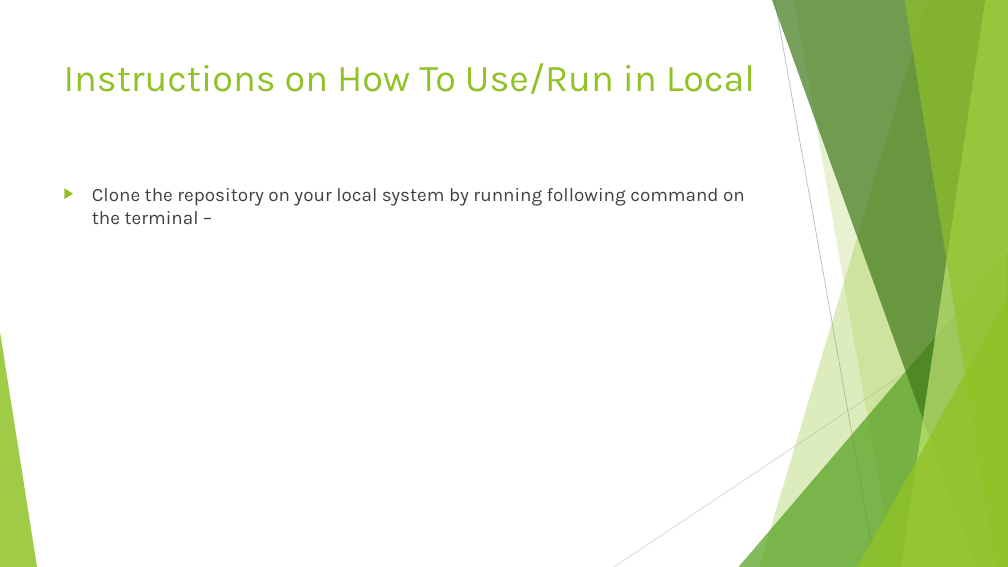
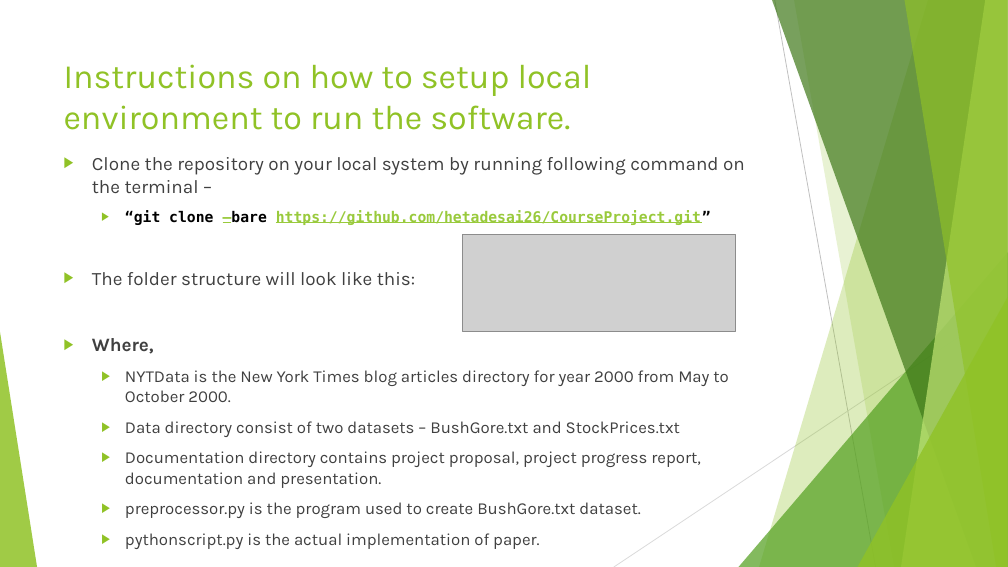
Before and after one commit to hsiddhu2/CourseProject, a slide deck: slide 14 of documentation/Project Presentation.pptx (slide 12 before the commit). Drawn at 1008x567 pixels with LibreOffice and Linux fonts; fonts in the diff are those of the drawing; grey boxes stand for pictures. Boxes give left, top, right and bottom in pixels: in the first picture for what was removed or moved away, otherwise in the second. Text is boxed around its words. In the diff, an @@ line names an element or a change of style, - is before the commit and + after.

```diff
--- a/documentation/Project Presentation.pptx
+++ b/documentation/Project Presentation.pptx
@@ title at <box>64,64,592,130</box>: text changed; size 36 to 32.4 pt @@
-Instructions on How To Use/Run in Local
+Instructions on how to setup local environment to run the software.
@@ text "Clone the repository on your ...": place and size @@
-text "Clone the repository on your ..." at <box>92,188,745,224</box>
+text "Clone the repository on your ..." at <box>92,157,745,549</box>
@@ text at <box>92,210,728,549</box>: paragraphs added @@
+  ▶ “git clone –bare https://github.com/hetadesai26/CourseProject.git”
+▶ The folder structure will look like this:
+▶ Where,
+  ▶ NYTData is the New York Times blog articles directory for year 2000 from May to October 2000.
+  ▶ Data directory consist of two datasets – BushGore.txt and StockPrices.txt
+  ▶ Documentation directory contains project proposal, project progress report, documentation and presentation.
+  ▶ preprocessor.py is the program used to create BushGore.txt dataset.
+  ▶ pythonscript.py is the actual implementation of paper.
@@ picture added at <box>463,234,736,331</box> @@
```
Also in this commit, not shown: 1 other slide changed, 4 slides added.
